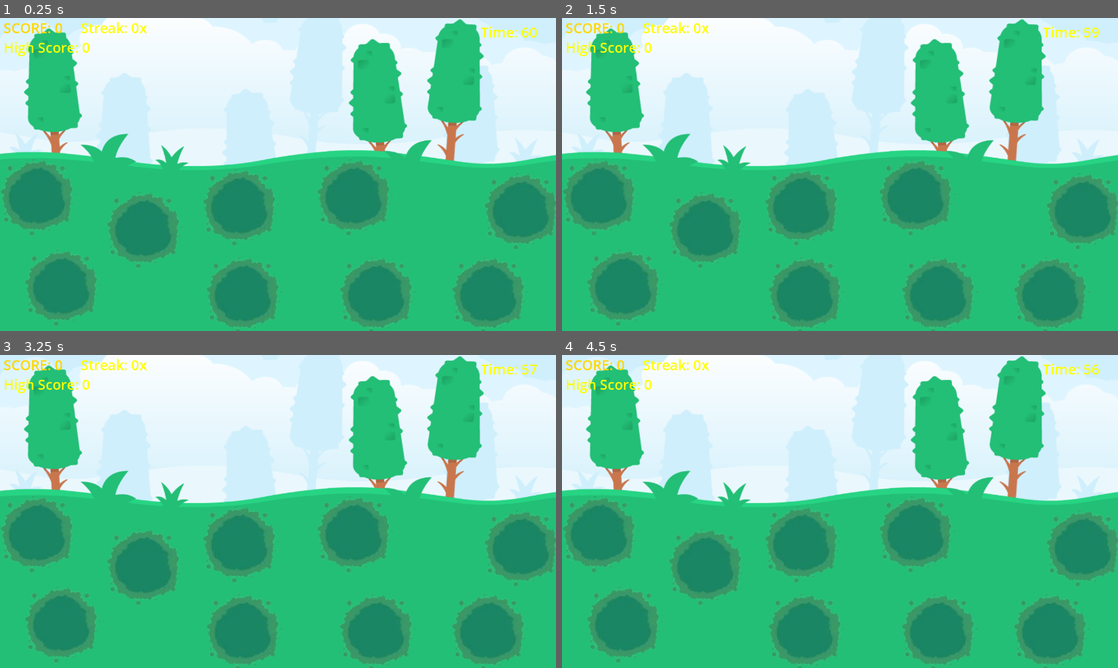
Above: before the commit, frames 1-4 (two rows, left to right).
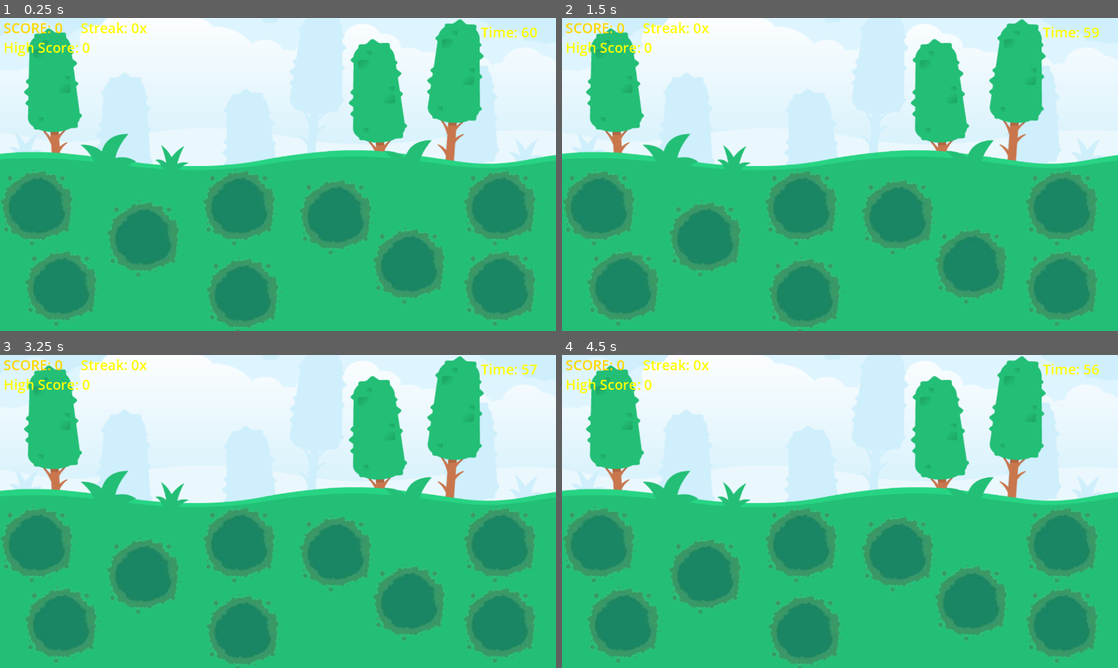
Above: after the commit, the same moments.

Repository: dexterMorgaN-9/whac-a-molee
Game: Godot game, scene res://main.tscn
Two runs of this game, one before a commit and one after it. Both use one fixed random seed, a clock stepped at 60 frames per second and the inputs below.
Inputs (mouse positions are in pixels of both pictures, inside the frame that each line leads up to):
- Up to frame 1 (0.25 s): no input
- Up to frame 2 (1.5 s): tap Enter at 0.5 s; move the mouse to (595, 193) at 0.52 s; hold Right 0.53-1.28 s; tap Alt at 0.6 s; click (595, 193) at 0.67 s; tap Space at 1.25 s; move the mouse to (701, 224) at 1.27 s; hold Down from 1.28 s (still down); tap Shift at 1.35 s; click (701, 224) at 1.42 s
- Up to frame 3 (3.25 s): tap Enter at 2 s; move the mouse to (239, 539) at 2.02 s; release Down at 2.03 s; hold Right 2.03-2.78 s; tap Alt at 2.1 s; click (239, 539) at 2.17 s; tap Space at 2.75 s; move the mouse to (239, 627) at 2.77 s; hold Up from 2.78 s (still down); tap Shift at 2.85 s; click (239, 627) at 2.92 s
- Up to frame 4 (4.5 s): tap Enter at 3.5 s; move the mouse to (623, 617) at 3.52 s; release Up at 3.53 s; hold Left from 3.53 s (still down); tap Alt at 3.6 s; click (623, 617) at 3.67 s; tap Space at 4.25 s; move the mouse to (912, 530) at 4.27 s; tap Shift at 4.35 s; click (912, 530) at 4.42 s

The runs differ from the first frame. In frame 1, 12% of the frame differs, in the area x 0-100%, y 45-100%; in frame 2, 12%; in frame 3, 12%; in frame 4, 12%.

Commit message:
fixed bugs and added scene
fixed the bug in the spawning of bunny

Diff:
--- a/main.tscn
+++ b/main.tscn
@@ -88,11 +88,11 @@
 [node name="HoleGrid" type="Node2D" parent="." unique_id=1051887330]
 
 [node name="Hole1" parent="HoleGrid" unique_id=488924429 instance=ExtResource("3_h2yge")]
-position = Vector2(80, 400)
+position = Vector2(79.99999, 423)
 scale = Vector2(4.7, 4.7)
 
 [node name="Hole2" parent="HoleGrid" unique_id=1223103978 instance=ExtResource("3_h2yge")]
-position = Vector2(325, 475)
+position = Vector2(325, 495)
 scale = Vector2(4.7, 4.7)
 
 [node name="Hole3" parent="HoleGrid" unique_id=743754597 instance=ExtResource("3_h2yge")]
@@ -108,17 +108,17 @@
 scale = Vector2(4.7, 4.7)
 
 [node name="Hole6" parent="HoleGrid" unique_id=728782882 instance=ExtResource("3_h2yge")]
-position = Vector2(808.99994, 400)
+position = Vector2(768, 444)
 scale = Vector2(4.7, 4.7)
 
 [node name="Hole7" parent="HoleGrid" unique_id=1680332066 instance=ExtResource("3_h2yge")]
-position = Vector2(1194, 431.99997)
+position = Vector2(1146, 422.99997)
 scale = Vector2(4.7, 4.7)
 
 [node name="Hole8" parent="HoleGrid" unique_id=769356527 instance=ExtResource("3_h2yge")]
-position = Vector2(861, 625)
+position = Vector2(937, 557)
 scale = Vector2(4.7, 4.7)
 
 [node name="Hole9" parent="HoleGrid" unique_id=992096897 instance=ExtResource("3_h2yge")]
-position = Vector2(1119, 625)
+position = Vector2(1146, 608)
 scale = Vector2(4.7, 4.7)
--- /dev/null
+++ b/main_menu.tscn
@@ -0,0 +1,3 @@
+[gd_scene format=3 uid="uid://di86p2oo7ntnv"]
+
+[node name="Main Menu" type="Node2D" unique_id=1104873789]
